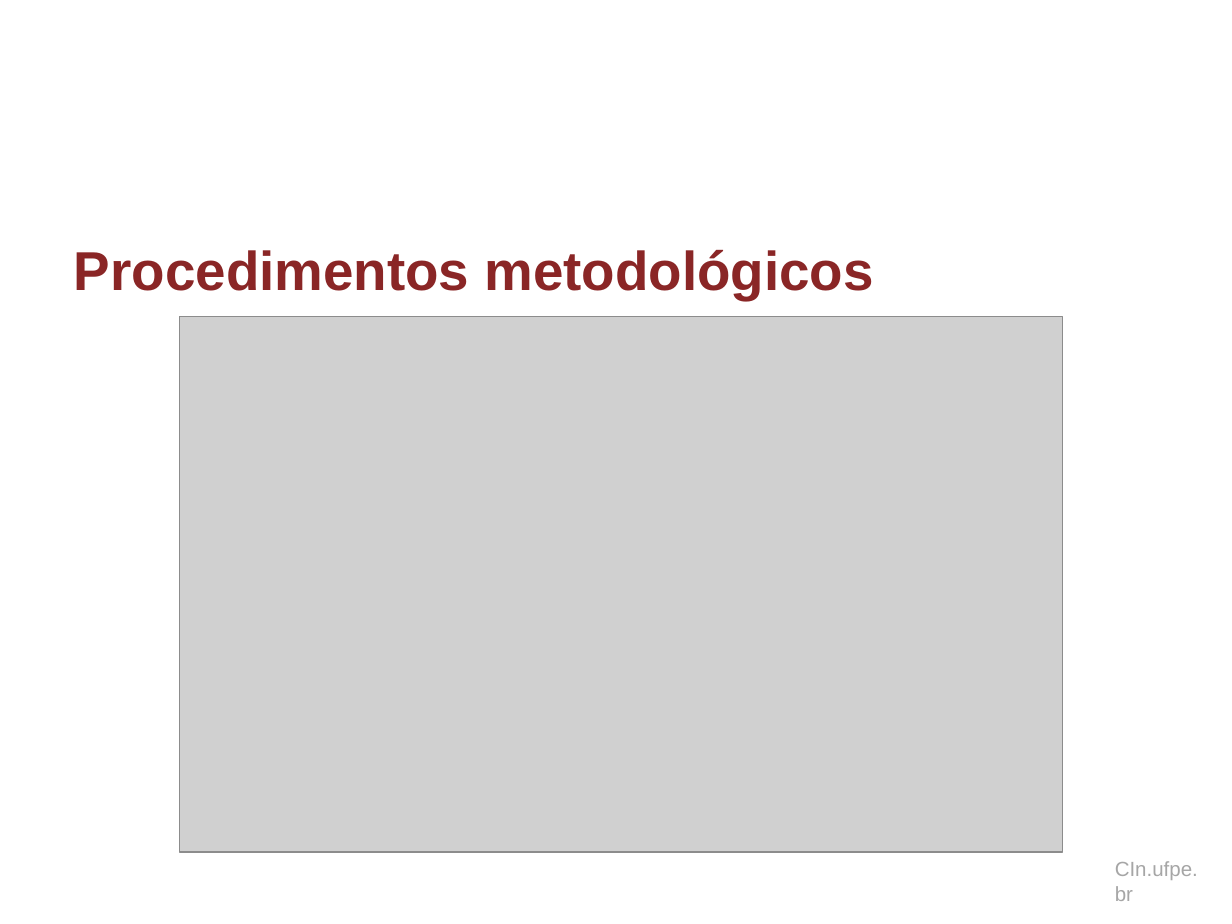
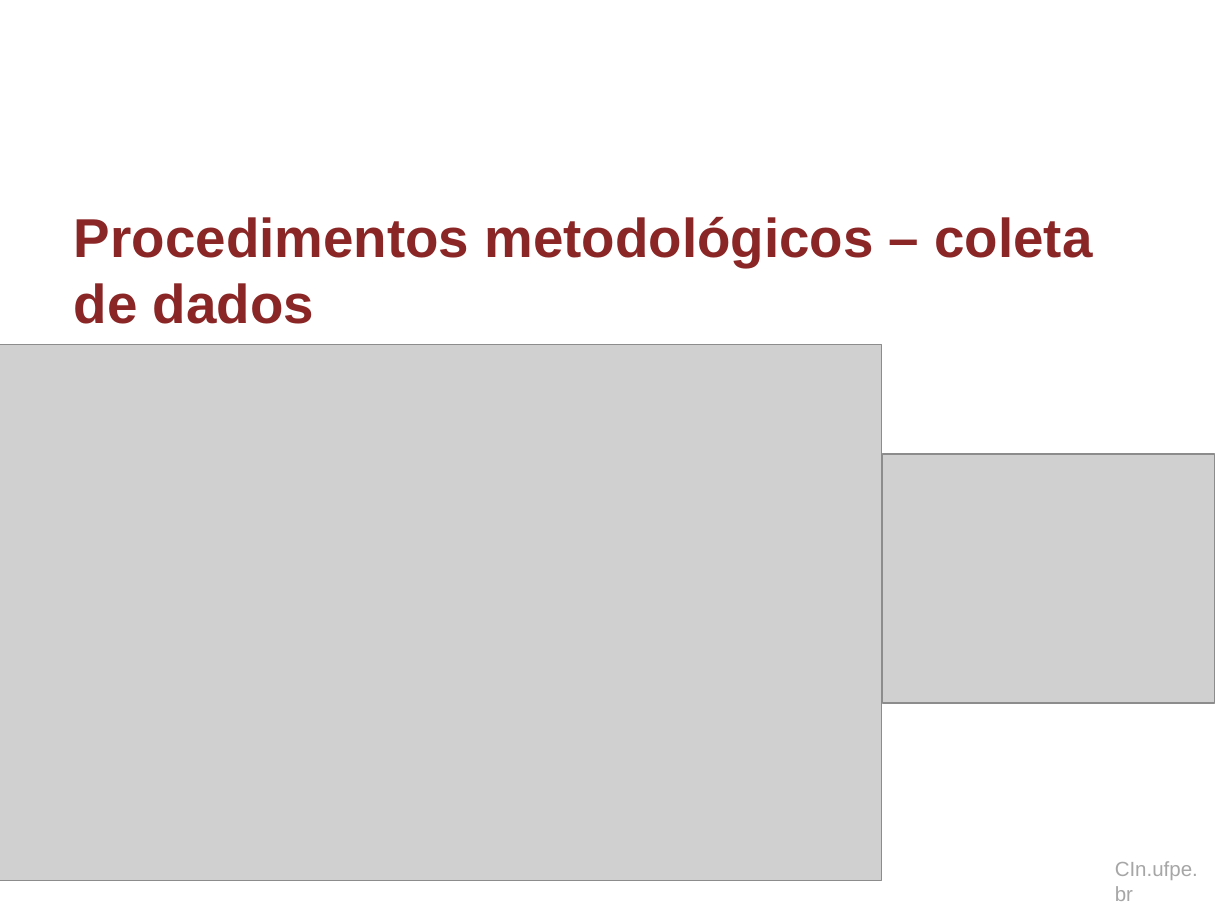
Before and after one commit to dan1lo/doutoradoR, a slide deck: slide 53 of apresentacao doutorado.pptx (slide 52 before the commit). Drawn at 1232x924 pixels with LibreOffice and Linux fonts; fonts in the diff are those of the drawing; grey boxes stand for pictures; background and template pictures are left out. Boxes give left, top, right and bottom in pixels: in the first picture for what was removed or moved away, otherwise in the second. Text is boxed around its words. In the diff, an @@ line names an element or a change of style, - is before the commit and + after.

```diff
--- a/apresentacao doutorado.pptx
+++ b/apresentacao doutorado.pptx
@@ title at box(74, 217, 1092, 324): text changed @@
-Procedimentos metodológicos
+Procedimentos metodológicos – coleta de dados
@@ picture: place and size @@
-picture at box(180, 317, 1063, 853)
+picture at box(0, 345, 882, 881)
@@ picture added at box(882, 453, 1215, 702) @@
```
Also in this commit, not shown: 9 other slides changed, 1 slide removed.
